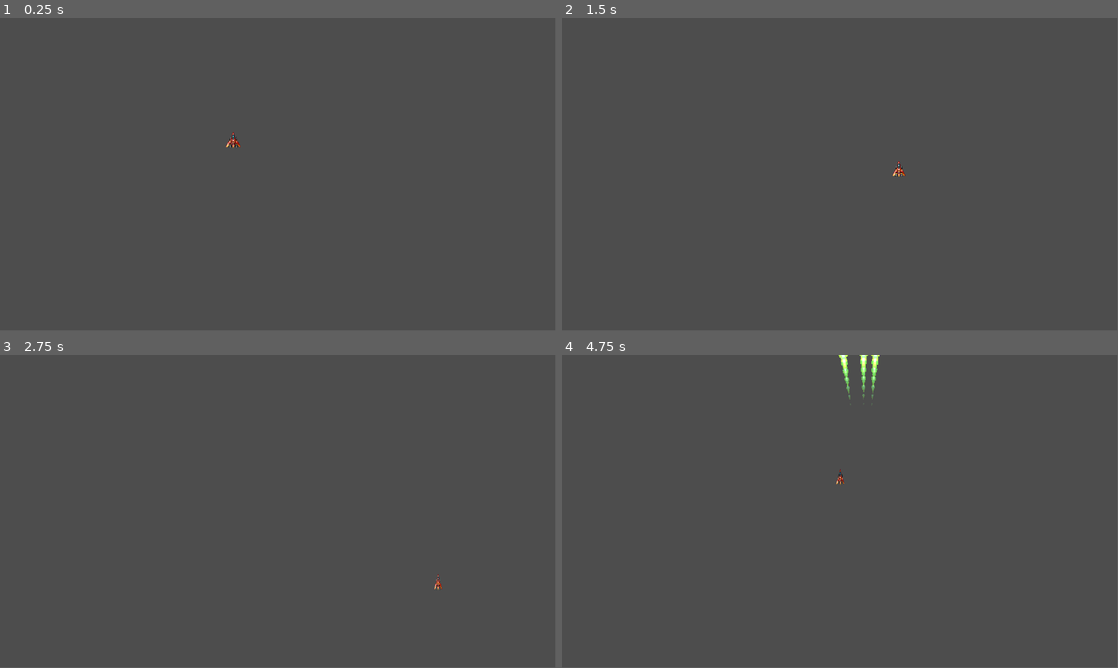
Above: before the commit, frames 1-4 (two rows, left to right).
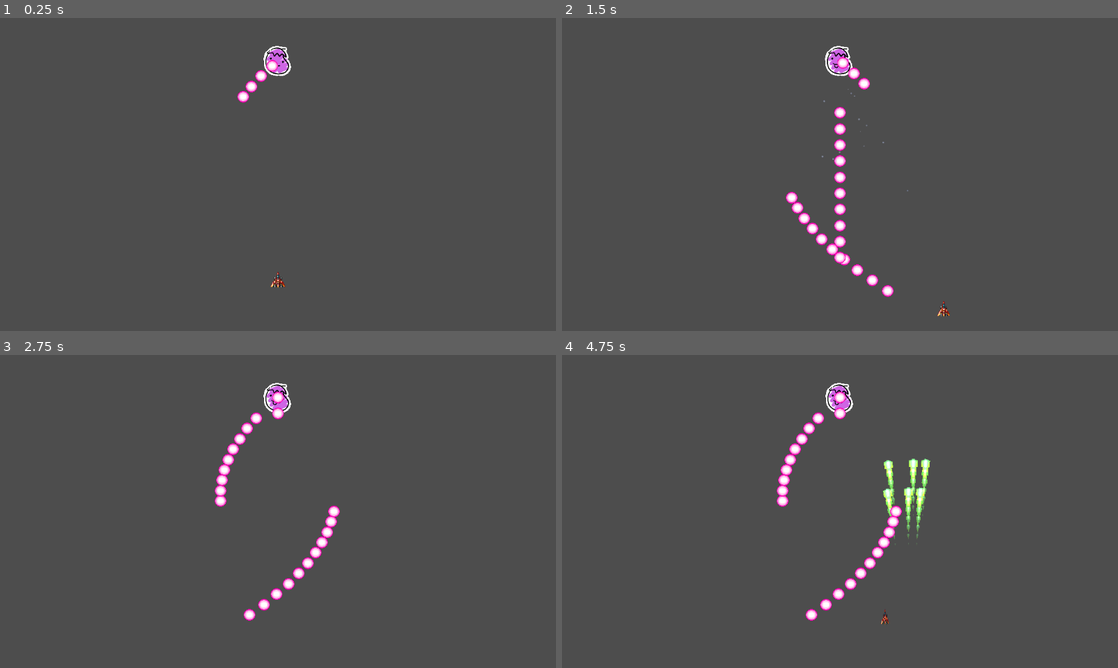
Above: after the commit, the same moments.

Repository: syun77/gd_shmups_test
Game: Godot game, scene res://Main.tscn
Two runs of this game, one before a commit and one after it. Both use one fixed random seed, a clock stepped at 60 frames per second and the inputs below.
Inputs:
- Up to frame 1 (0.25 s): no input
- Up to frame 2 (1.5 s): tap Enter (ui_accept) at 0.5, 0.77 s; hold Right (ui_right) 0.53-1.28 s; hold Down (ui_down) from 1.28 s (still down)
- Up to frame 3 (2.75 s): tap Enter (ui_accept) at 1.52 s; release Down (ui_down) at 2.03 s; hold Right (ui_right) from 2.03 s (still down)
- Up to frame 4 (4.75 s): release Right (ui_right) at 2.78 s; hold Up (ui_up) 2.78-3.53 s; tap Enter (ui_accept) at 3.02, 3.77, 4.52 s; hold Left (ui_left) from 3.53 s (still down)
In our replay, the window is 799x449 before the commit and 800x450 after it. These sizes can differ from the game's own. Grey fills any space a smaller window leaves; there, only what the larger window draws over its background counts as a difference.

The runs differ from the first frame. In frame 1, 0.7% of the frame differs, in the area x 40-53%, y 8-87%; in frame 2, 1.9%; in frame 3, 1.7%; in frame 4, 2.8%, in the area x 38-67%, y 0-87%.
Error after the commit: Invalid access to property or key 'is_destroy' on a base object of type 'Node (Common.gd)'. (res://src/shot/Shot.gd:15)

Commit message:
ステージデータを追加

Diff:
--- a/gd_shmups_test/Main.tscn
+++ b/gd_shmups_test/Main.tscn
@@ -1,7 +1,8 @@
-[gd_scene load_steps=3 format=3 uid="uid://jl8feaeqy233"]
+[gd_scene load_steps=4 format=3 uid="uid://jl8feaeqy233"]
 
 [ext_resource type="Script" path="res://Main.gd" id="1_dn3c5"]
 [ext_resource type="PackedScene" uid="uid://co007hj8mry32" path="res://src/player/Player.tscn" id="2_gu37x"]
+[ext_resource type="PackedScene" uid="uid://d0rn4umdgwm5p" path="res://src/enemy/Enemy.tscn" id="3_cdan4"]
 
 [node name="Main" type="Node2D"]
 script = ExtResource("1_dn3c5")
@@ -11,7 +12,11 @@
 [node name="MainLayer" type="CanvasLayer" parent="."]
 
 [node name="Player" parent="MainLayer" instance=ExtResource("2_gu37x")]
-position = Vector2(484, 255)
+position = Vector2(576, 544)
+
+[node name="Enemy" parent="MainLayer" instance=ExtResource("3_cdan4")]
+position = Vector2(576, 88)
+type = 3
 
 [node name="ShotLayer" type="CanvasLayer" parent="."]
 
--- a/gd_shmups_test/project.godot
+++ b/gd_shmups_test/project.godot
@@ -18,6 +18,10 @@
 
 Common="*res://src/common/Common.gd"
 Ease="*res://src/common/Ease.gd"
+
+[display]
+
+window/stretch/mode="viewport"
 
 [input]
 
--- a/gd_shmups_test/src/Bullet.gd
+++ b/gd_shmups_test/src/Bullet.gd
@@ -90,9 +90,6 @@
 	queue_redraw()
 
 func _check_buzz() -> bool:
-	if Common.is_buzz == false:
-		return false
-
 	var dist = Common.get_dist(position)
 	if dist < BUZZ_SIZE:
 		return true
--- /dev/null
+++ b/gd_shmups_test/src/levels/Stage.tscn
@@ -0,0 +1,9 @@
+[gd_scene load_steps=2 format=3 uid="uid://rakx5piofib0"]
+
+[ext_resource type="TileSet" uid="uid://ck1cyn62xsefe" path="res://src/levels/tile_set.tres" id="1_62ced"]
+
+[node name="Stage" type="Node2D"]
+
+[node name="TileMap" type="TileMap" parent="."]
+tile_set = ExtResource("1_62ced")
+format = 2
--- /dev/null
+++ b/gd_shmups_test/src/levels/tile_set.tres
@@ -0,0 +1,3 @@
+[gd_resource type="TileSet" format=3 uid="uid://ck1cyn62xsefe"]
+
+[resource]
Binary file added: gd_shmups_test/assets/images/enemy.png
Not shown: 1 places in gd_shmups_test/src/enemy/Enemy.tscn that only renumber resources
